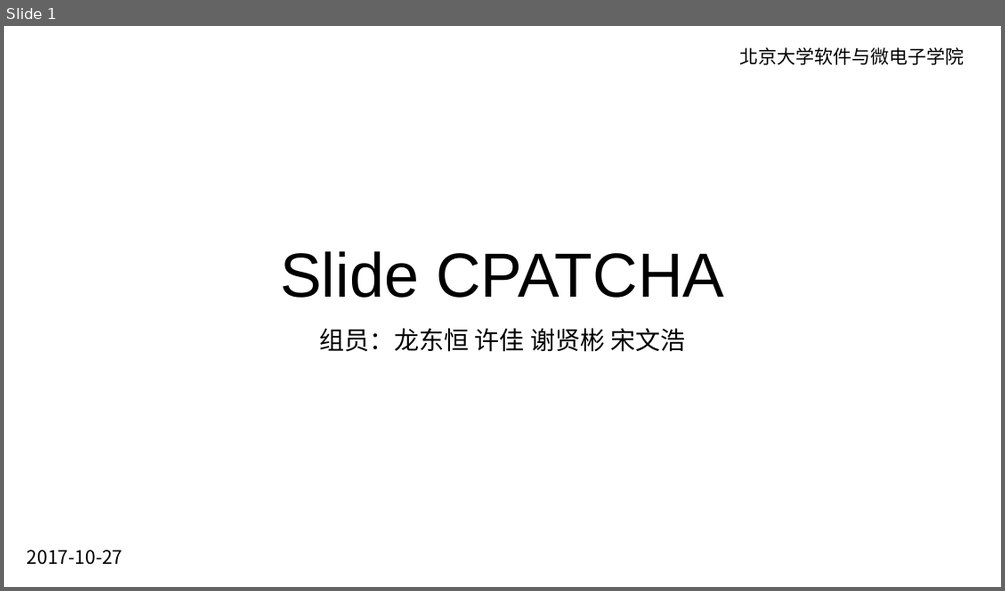
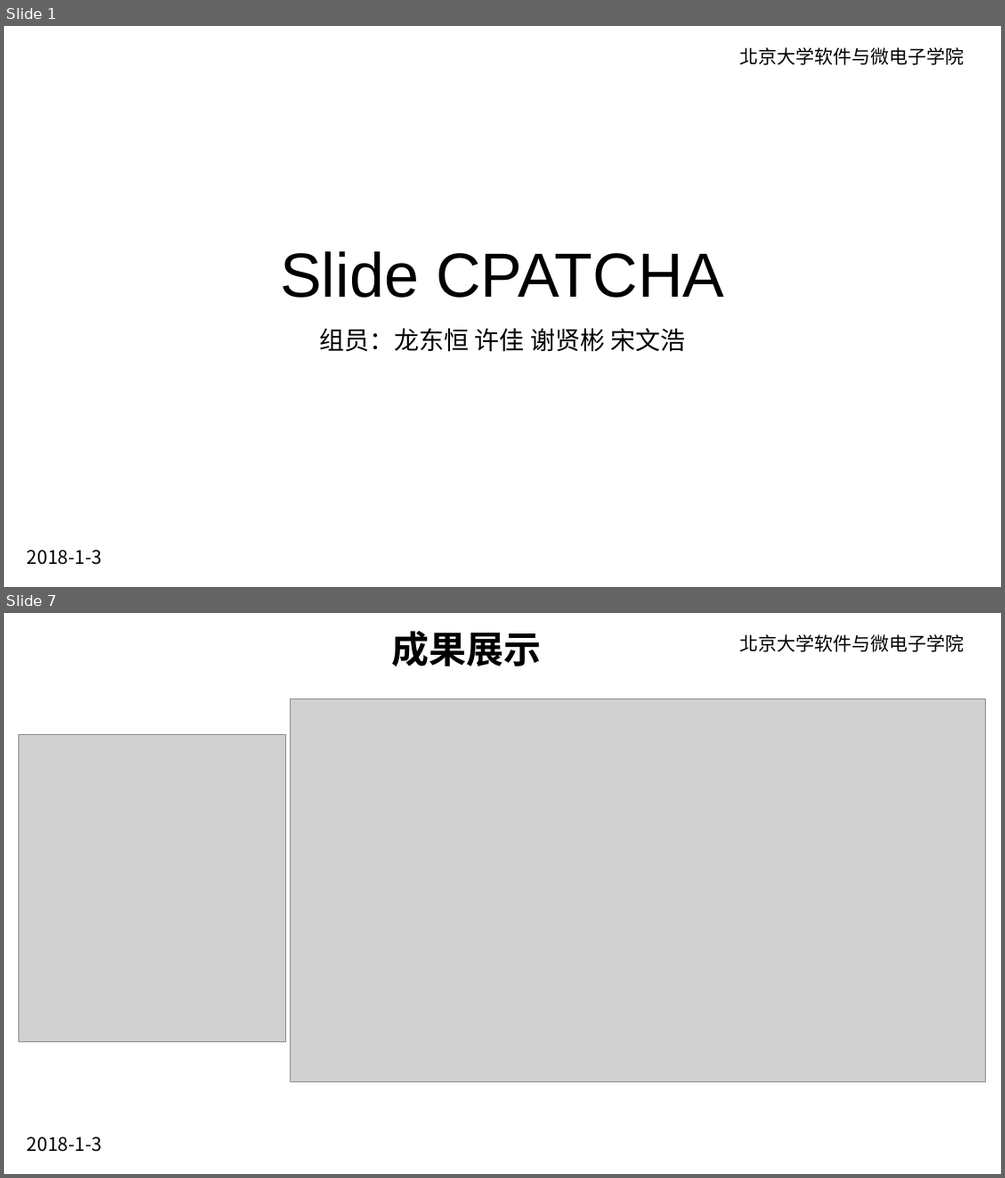
Before and after one commit to kebreathing/Slide-CPATCHA, a slide deck: ppt/Slide-CPATCHA-结题报告.pptx. Shown one above the other, each under a label of ours: slide 1 before the commit, slides 1 and 7 after it; the slides between them are not shown. The pictures are 1005x591 and 1005x1178 pixels, drawn with LibreOffice and Linux fonts; fonts in the diff are those of the drawing; grey boxes stand for pictures; background and template pictures are left out. Boxes give left, top, right and bottom in pixels: in the first picture for what was removed or moved away, otherwise in the second. Text is boxed around its words. In the diff, an @@ line names an element or a change of style, - is before the commit and + after.

```diff
--- a/ppt/Slide-CPATCHA-结题报告.pptx
+++ b/ppt/Slide-CPATCHA-结题报告.pptx
@@ slide 7 added at [4,613,1001,1174], background picture (left out) @@
@@ text added at [392,631,542,666], 36 pt, text #000000, bold @@
+成果展示
@@ text added at [739,634,963,652], 18 pt, text #000000 @@
+北京大学软件与微电子学院
@@ picture added at [291,699,985,1082] @@
@@ picture added at [19,734,286,1041] @@
@@ text added at [27,1136,102,1151], 18 pt, text #000000 @@
+2018-1-3
@@ slide 1 changed as well @@
@@ text removed at [27,549,123,564] @@
-2017-10-27
@@ text added at [27,549,102,564], 18 pt, text #000000 @@
+2018-1-3
```
Also in this commit, not shown: 3 other slides changed, 5 other slides added, 11 slides removed, 1 other file.
